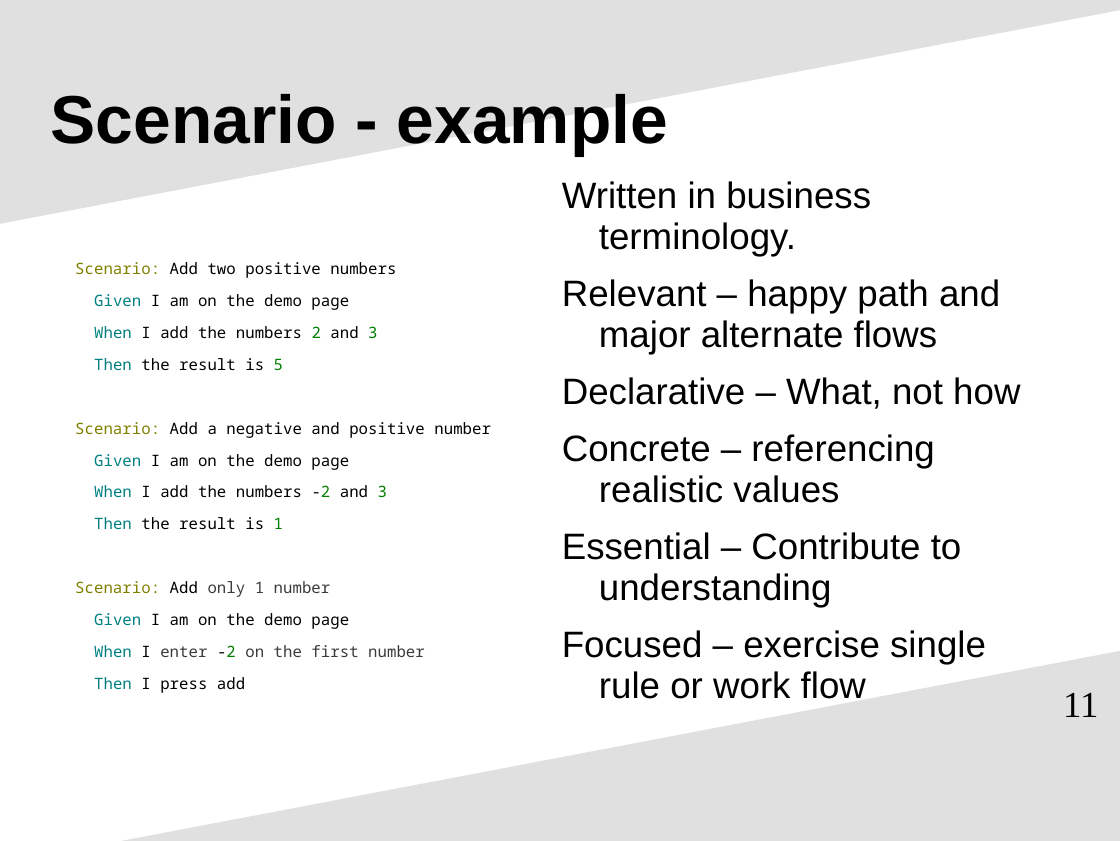
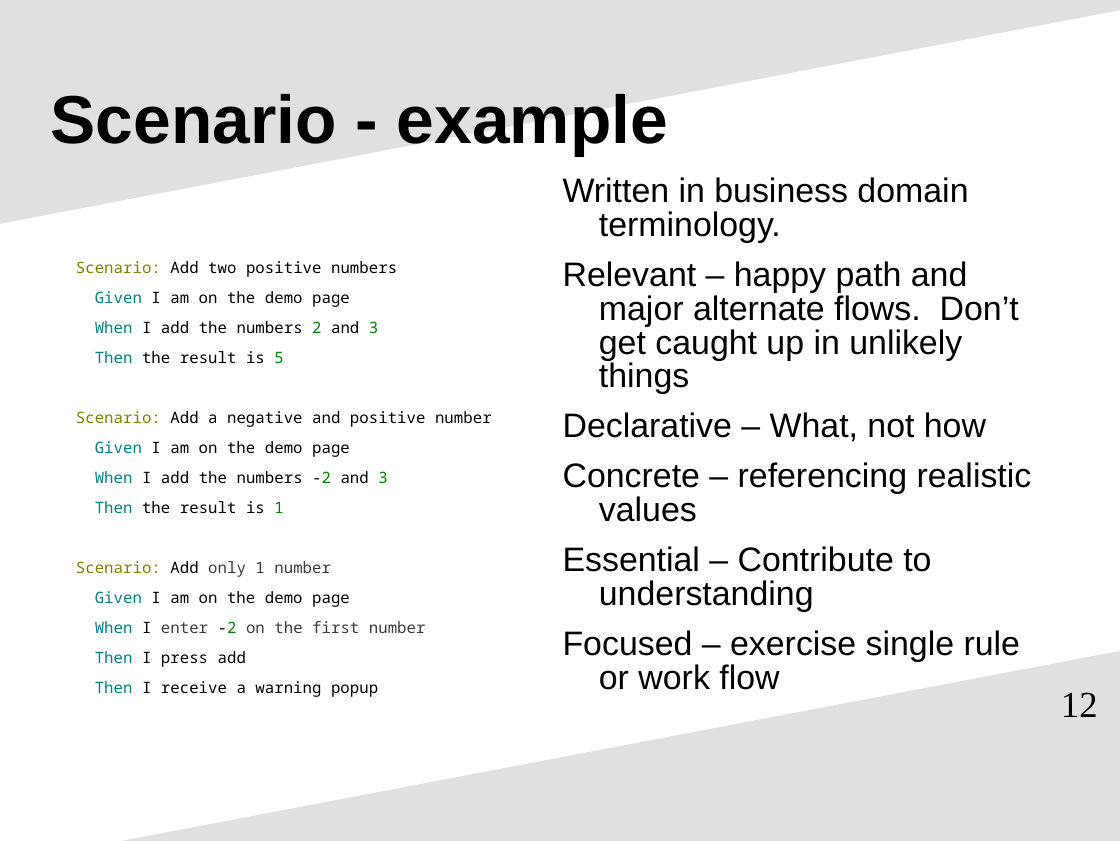
Before and after one commit to pcooke2002/accept_automated_behavior_dd, a slide deck: slide 12 of learning_agile_accept_auto_behavior_dd.ppt (slide 11 before the commit). Drawn at 1120x841 pixels with LibreOffice and Linux fonts; fonts in the diff are those of the drawing. Boxes give left, top, right and bottom in pixels: in the first picture for what was removed or moved away, otherwise in the second. Text is boxed around its words. In the diff, an @@ line names an element or a change of style, - is before the commit and + after.

```diff
--- a/learning_agile_accept_auto_behavior_dd.ppt
+++ b/learning_agile_accept_auto_behavior_dd.ppt
@@ text at box(563, 177, 1019, 394): text changed; size 26 to 24.1 pt @@
-Written in business terminology.
-Relevant – happy path and major alternate flows
+Written in business domain terminology.
+Relevant – happy path and major alternate flows. Don’t get caught up in unlikely things
@@ text at box(76, 261, 492, 667): indent changed; line spacing 0.83 to 0.73 @@
@@ text at box(563, 412, 1032, 690): size 26 to 24.1 pt in "Declarative – What, not how", "Concrete – referencing realistic values", "Essential – Contribute to understanding", "Focused – exercise single rule or work ..."; line spacing 0.93 to 0.83 @@
@@ text at box(95, 681, 378, 697): paragraph added @@
+Then I receive a warning popup
@@ page number at box(1061, 692, 1098, 717): text changed @@
-11
+12
```
Also in this commit, not shown: 9 other slides changed, 13 slides added, 9 slides removed.
